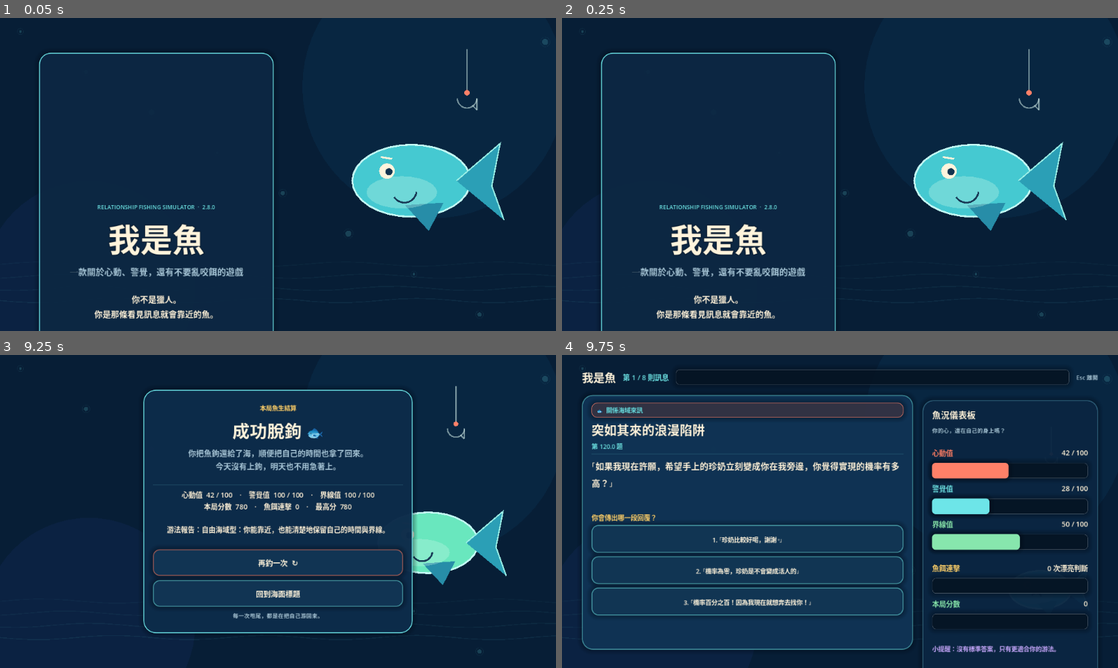
Above: before the commit, frames 1-4 (two rows, left to right).
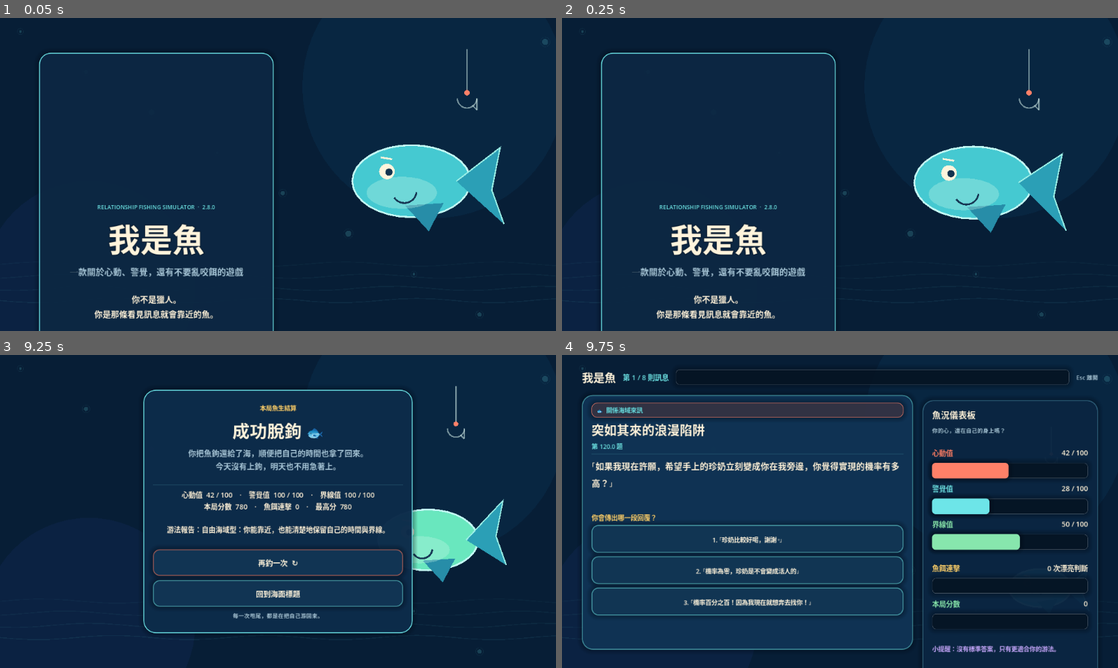
Above: after the commit, the same moments.

Repository: chinchin980717-hash/cindy.fish-hash.github.io
Game: Godot game, scene res://main.tscn
Same seed, same stepped clock (60 frames per second), same inputs: the game is played once before the commit and once after it.
Inputs:
- Up to frame 1 (0.05 s): no input
- Up to frame 2 (0.25 s): no input
- Up to frame 3 (9.25 s): tap Enter at 0.5, 0.6, 8 s; tap Space at 0.77, 6.5, 6.77, 8.75, 9.02 s; click "1. 「在追劇跟打電動，你想太多了」" at 1.25 s; click "下一則訊息 →" at 2 s; click "1. 「那我會回請你喝一杯珍珠奶茶」" at 2.75 s; click "下一則訊息 →" at 3.5 s; click "1. 「對，所以少吃點，別再發食物照了。」" at 4.25 s; click "下一則訊息 →" at 5 s; click "1. 「請不要在深夜進行噪音污染。」" at 5.75 s; tap 1 at 6.6 s; click "1. 「謝謝，但我只是個打字比較快的機器人。」" at 7.25 s; tap 2 at 8.1 s; tap 3 at 8.85 s
- Up to frame 4 (9.75 s): click "再釣一次 ↻" at 9.5 s

The runs differ from the first frame. In frame 1, 0.6% of the frame differs, in the area x 63-91%, y 39-69%; in frame 2, 1.4%; in frame 3, 1.0%; in frame 4, less than 0.1%.

Commit message:
feat: animate fish swimming and reactions

Diff:
--- a/main.gd
+++ b/main.gd
@@ -27,6 +27,9 @@
 var action_counts := {"bite": 0, "observe": 0, "unhook": 0}
 var current_event: Dictionary = {}
 var current_answers: Array = []
+var fish_anim_time := 0.0
+var fish_reaction_time := 0.0
+var fish_reaction := ""
 var selected_choice := -1
 var answer_locked := false
 var ending_key := ""
@@ -102,7 +105,9 @@
 	_show_title()
 	queue_redraw()
 
-func _process(_delta: float) -> void:
+func _process(delta: float) -> void:
+	fish_anim_time += delta
+	fish_reaction_time = maxf(0.0, fish_reaction_time - delta)
 	queue_redraw()
 
 func _unhandled_input(event: InputEvent) -> void:
@@ -151,13 +156,18 @@
 		draw_polyline(points, Color(0.38, 0.83, 0.88, 0.08 - float(wave) * 0.012), 2.0)
 	if screen == "title":
 		_draw_hook(Vector2(w * 0.84, h * 0.10), 0.9)
-		_draw_fish(Vector2(w * 0.74, h * 0.52), 1.48, "happy")
+		_draw_fish(Vector2(w * 0.74, h * 0.52 + sin(fish_anim_time * 2.0) * 9.0), 1.48, "happy")
 	elif screen == "play":
 		_draw_hook(Vector2(w * 0.88, h * 0.23), 0.56)
-		_draw_fish(Vector2(w * 0.86, h * 0.75), 0.78, _play_mood())
+		var reaction_offset := 0.0
+		if fish_reaction_time > 0.0:
+			var strength := sin((fish_reaction_time / 0.55) * PI)
+			if fish_reaction == "bite": reaction_offset = -18.0 * strength
+			elif fish_reaction == "unhook": reaction_offset = 24.0 * strength
+		_draw_fish(Vector2(w * 0.86, h * 0.75 + sin(fish_anim_time * 2.5) * 6.0 + reaction_offset), 0.78, _play_mood())
 	elif screen == "result":
 		_draw_hook(Vector2(w * 0.82, h * 0.10), 0.78)
-		_draw_fish(Vector2(w * 0.77, h * 0.60), 1.25, ending_key)
+		_draw_fish(Vector2(w * 0.77, h * 0.60 + sin(fish_anim_time * 1.8) * 8.0), 1.25, ending_key)
 
 func _draw_fish(center: Vector2, scale_factor: float, mood: String) -> void:
 	var body := PackedVector2Array()
@@ -174,9 +184,9 @@
 	draw_polyline(outline, Color("c4fbf5"), 4.0)
 	var tail := PackedVector2Array([
 		center + Vector2(70.0, 0.0) * scale_factor,
-		center + Vector2(138.0, -58.0) * scale_factor,
-		center + Vector2(125.0, 8.0) * scale_factor,
-		center + Vector2(144.0, 61.0) * scale_factor
+		center + Vector2(138.0, -58.0 + sin(fish_anim_time * 8.0) * 15.0) * scale_factor,
+		center + Vector2(125.0, 8.0 + sin(fish_anim_time * 8.0) * 15.0) * scale_factor,
+		center + Vector2(144.0, 61.0 + sin(fish_anim_time * 8.0) * 15.0) * scale_factor
 	])
 	draw_colored_polygon(tail, Color("2b9fb6"))
 	draw_polyline(PackedVector2Array([tail[0], tail[1], tail[2], tail[3]]), Color("9cf0e7"), 3.0)
@@ -569,6 +579,8 @@
 	leave_button.disabled = true
 	var answer: Dictionary = current_answers[choice]
 	var fish_action: String = answer["fishAction"]
+	fish_reaction = fish_action
+	fish_reaction_time = 0.55
 	action_counts[fish_action] += 1
 	if fish_action == "bite":
 		heart += 13
Not shown, changed: PROJECT.md
